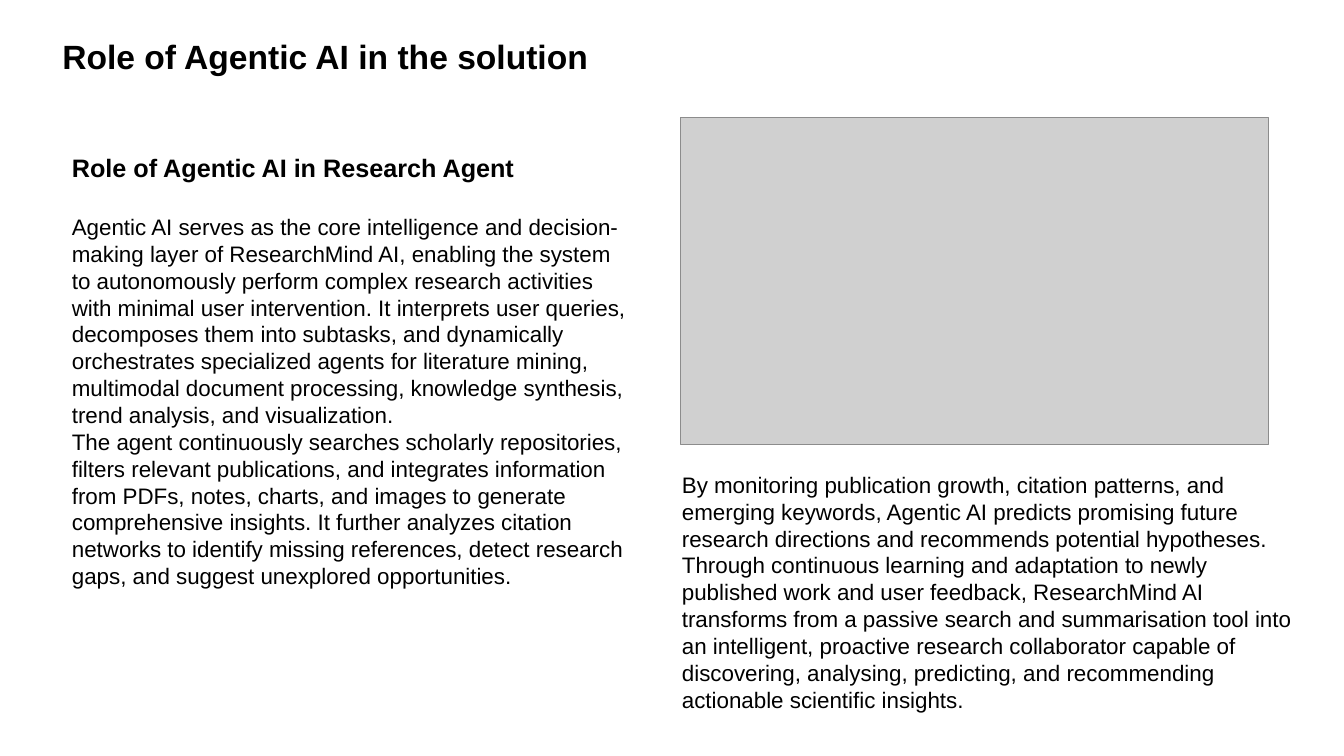
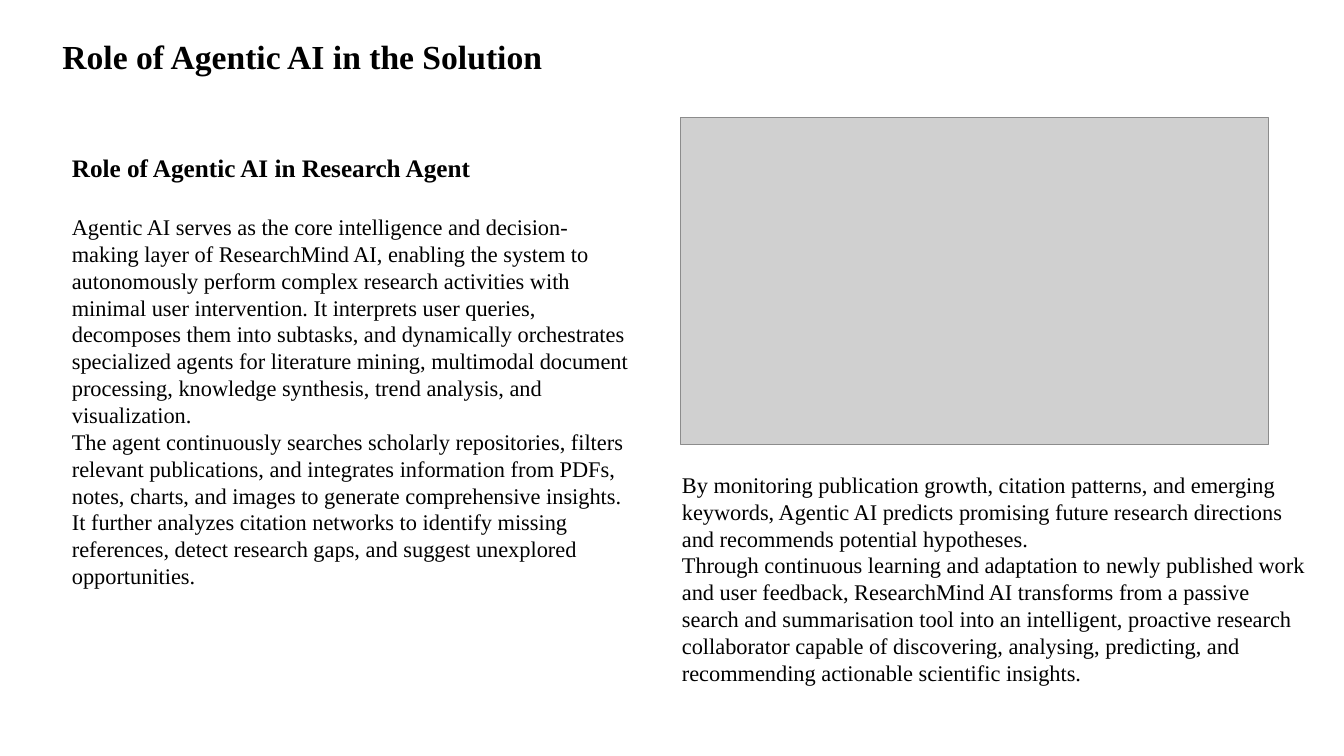
Before and after one commit to rdutta-ui/Research-Agent-Project, a slide deck: slide 12 of Project Submission Template for EduentFoundation_IBMUniversityEngagement-Bob.pptx (slide 10 before the commit). Drawn at 1344x756 pixels with LibreOffice and Linux fonts; fonts in the diff are those of the drawing; grey boxes stand for pictures. Boxes give left, top, right and bottom in pixels: in the first picture for what was removed or moved away, otherwise in the second. Text is boxed around its words. In the diff, an @@ line names an element or a change of style, - is before the commit and + after.

```diff
--- a/Project Submission Template for EduentFoundation_IBMUniversityEngagement-Bob.pptx
+++ b/Project Submission Template for EduentFoundation_IBMUniversityEngagement-Bob.pptx
@@ text at [62, 45, 542, 76]: text changed; font Arial to Times New Roman @@
-Role of Agentic AI in the solution
+Role of Agentic AI in the Solution
@@ text "Role of Agentic AI in ..." at [72, 159, 628, 589]: font Arial to Times New Roman @@
@@ text "By monitoring publication growth, citation ..." at [682, 477, 1305, 686]: font Arial to Times New Roman @@
```
Also in this commit, not shown: 14 other slides changed, 2 slides added.
